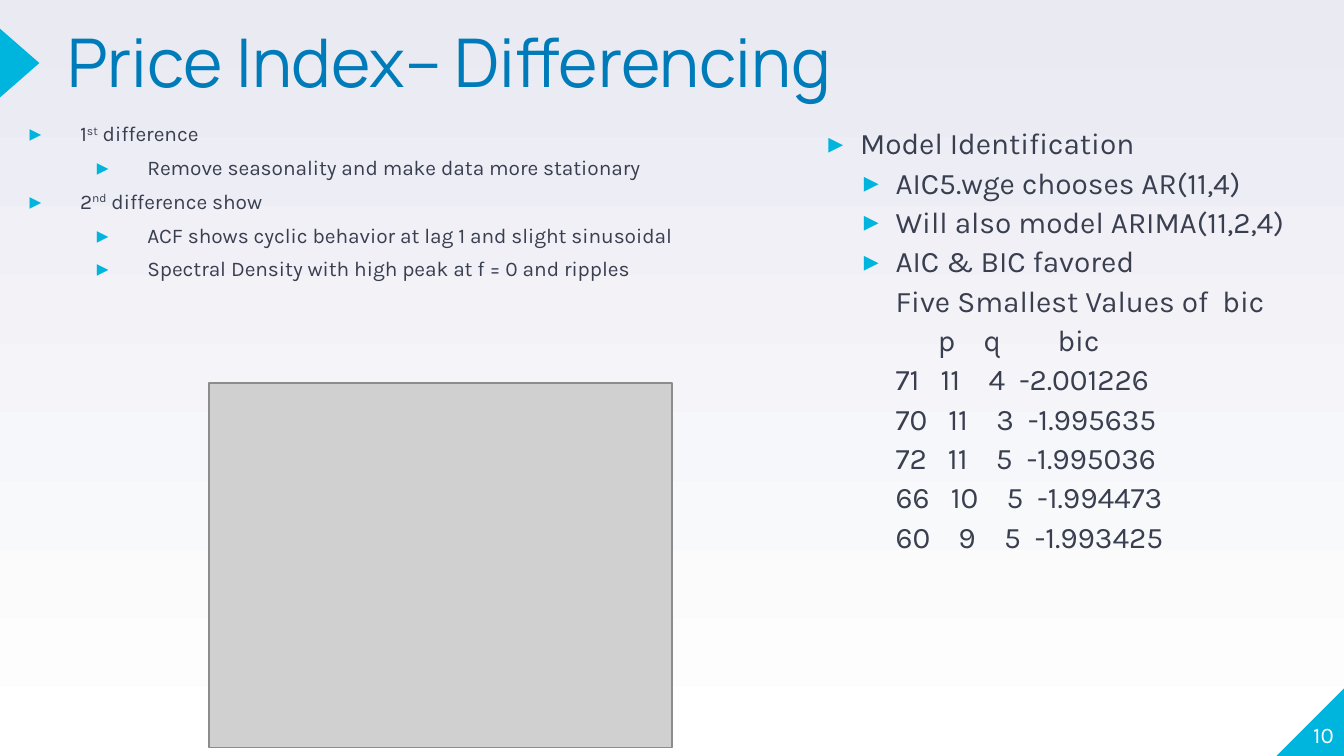
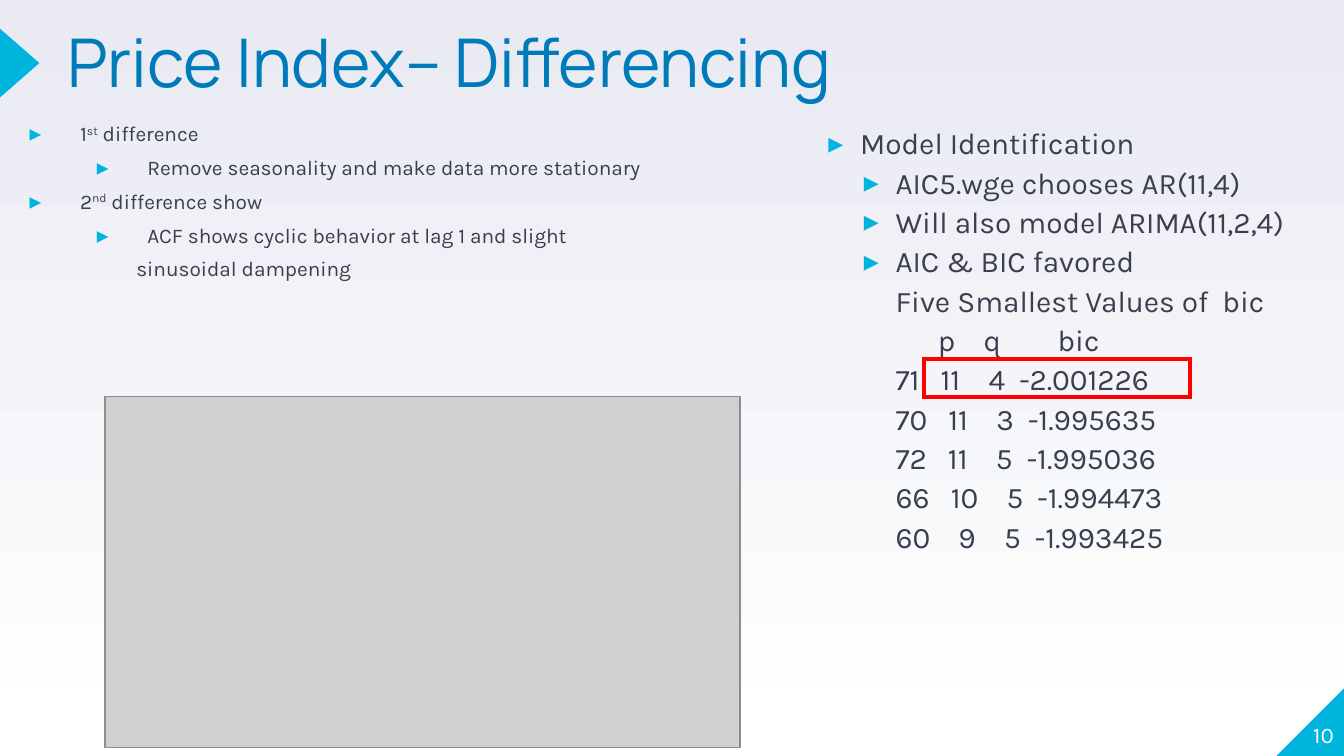
Before and after one commit to jherbaugh/MSDS6373_TS_Project, a slide deck: slide 10 of TS_6373_Project_Jason_Alexander.ppt. Drawn at 1344x756 pixels with LibreOffice and Linux fonts; fonts in the diff are those of the drawing; grey boxes stand for pictures. Boxes give left, top, right and bottom in pixels: in the first picture for what was removed or moved away, otherwise in the second. Text is boxed around its words. In the diff, an @@ line names an element or a change of style, - is before the commit and + after.

```diff
--- a/TS_6373_Project_Jason_Alexander.ppt
+++ b/TS_6373_Project_Jason_Alexander.ppt
@@ text at box(136, 228, 566, 281): text changed @@
-  ▸ ACF shows cyclic behavior at lag 1 and slight sinusoidal
-  ▸ Spectral Density with high peak at f = 0 and ripples
+  ▸ ACF shows cyclic behavior at lag 1 and slight
+  sinusoidal dampening
@@ rectangle added at box(925, 359, 1191, 396), outline #FF0000 2.01 pt @@
@@ picture: place and size @@
-picture at box(208, 383, 672, 747)
+picture at box(105, 396, 741, 747)
```
Also in this commit, not shown: 11 other slides changed, 1 slide added.
